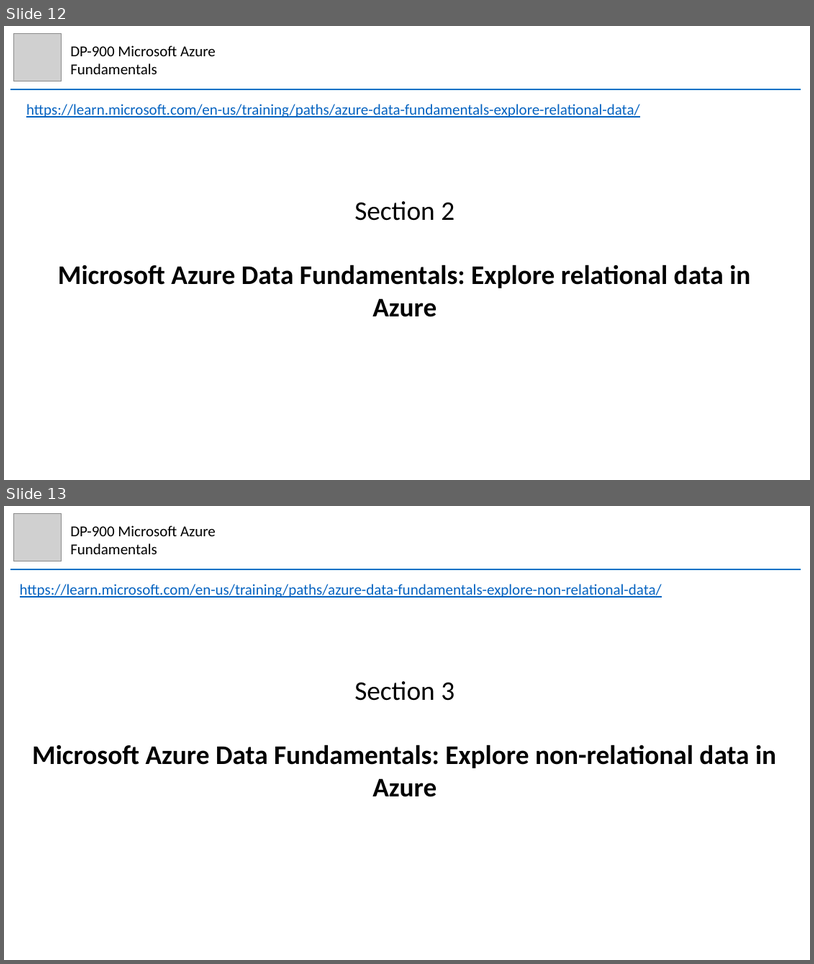
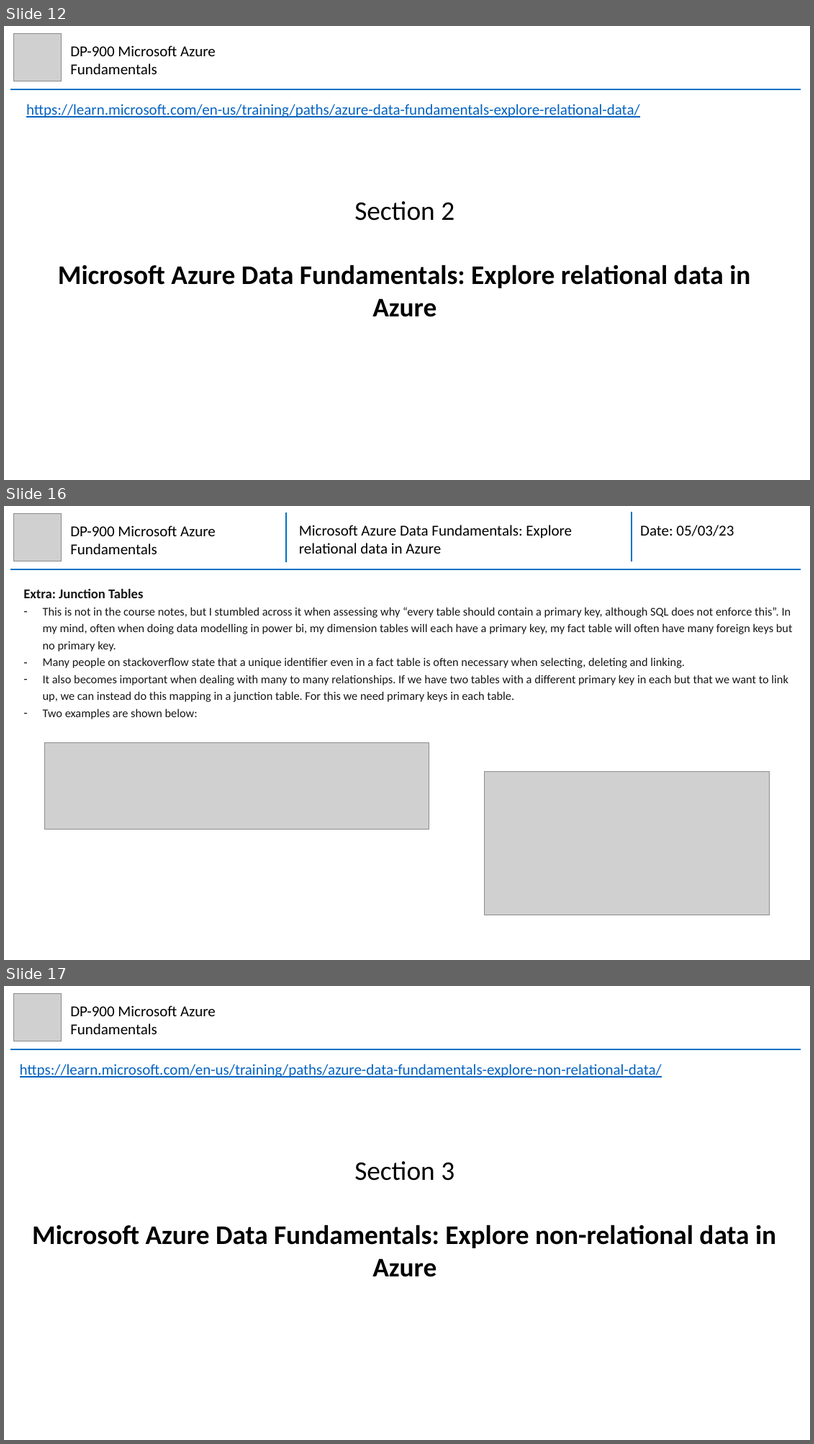
Before and after one commit to mhaythornthwaite/Testing_ML_Algorithms, a slide deck: Azure_DP-900_Fundamentals/MJH_DP-900_Azure_Fundamentals_Notes.pptx. Shown one above the other, each under a label of ours: slides 12 and 13 before the commit, slides 12, 16 and 17 after it; the slides between them are not shown. The pictures are 814x964 and 814x1444 pixels, drawn with LibreOffice and Linux fonts; fonts in the diff are those of the drawing; grey boxes stand for pictures. Boxes give left, top, right and bottom in pixels: in the first picture for what was removed or moved away, otherwise in the second. Text is boxed around its words. In the diff, an @@ line names an element or a change of style, - is before the commit and + after.

Commit message:
Azure DP900 Section 2 Module 1 First Half

```diff
--- a/Azure_DP-900_Fundamentals/MJH_DP-900_Azure_Fundamentals_Notes.pptx
+++ b/Azure_DP-900_Fundamentals/MJH_DP-900_Azure_Fundamentals_Notes.pptx
@@ slide 16 added at (x1=4, y1=506, x2=810, y2=960), background #FFFFFF @@
@@ picture added at (x1=13, y1=513, x2=62, y2=561) @@
@@ text added at (x1=70, y1=525, x2=216, y2=554), 18 pt, text #000000 @@
+DP-900 Microsoft Azure Fundamentals
@@ group added at (x1=10, y1=512, x2=801, y2=569): 3 lines, 2 texts @@
+Microsoft Azure Data Fundamentals: Explore relational data in Azure
+Date: 05/03/23
@@ text added at (x1=23, y1=589, x2=793, y2=719), 14 pt, text #161616 @@
+Extra: Junction Tables
+– This is not in the course notes, but I stumbled across it when assessing why “every table should contain a primary key, although SQL does not enforce this”. In my mind, often when doing data modelling in power bi, my dimension tables will each have a primary key, my fact table will often have many foreign keys but no primary key.
+– Many people on stackoverflow state that a unique identifier even in a fact table is often necessary when selecting, deleting and linking.
+– It also becomes important when dealing with many to many relationships. If we have two tables with a different primary key in each but that we want to link up, we can instead do this mapping in a junction table. For this we need primary keys in each table.
+– Two examples are shown below:
@@ picture added at (x1=44, y1=743, x2=430, y2=829) @@
@@ picture added at (x1=485, y1=772, x2=771, y2=915) @@
@@ what was slide 13 is now slide 17 @@
```
Also in this commit, not shown: 3 other slides added.
